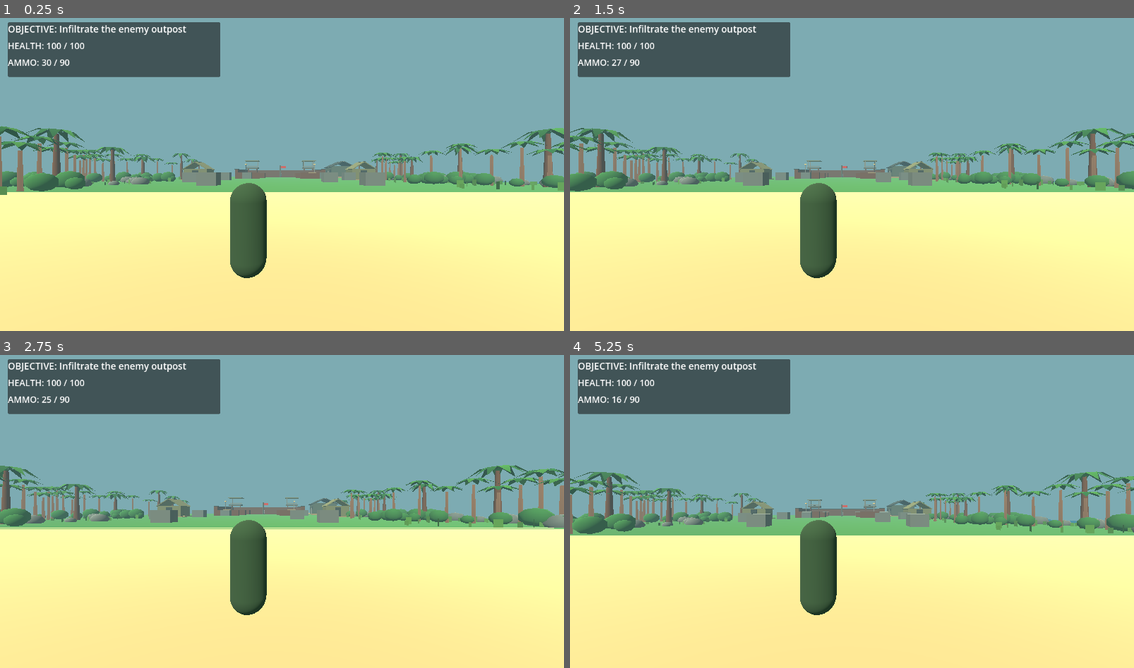
Above: before the commit, frames 1-4 (two rows, left to right).
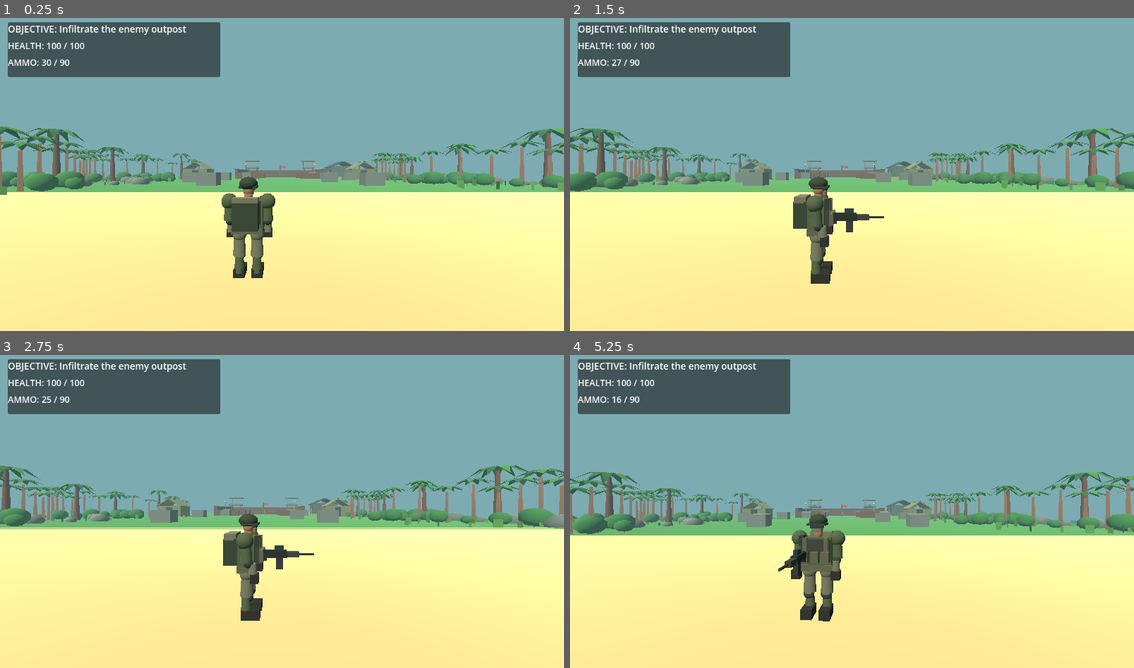
Above: after the commit, the same moments.

Repository: gauravprajapat-23/commando-assesian
Game: Godot game, scene res://scenes/main.tscn
Same seed, same stepped clock (60 frames per second), same inputs: the game is played once before the commit and once after it.
Inputs (mouse positions are in pixels of both pictures, inside the frame that each line leads up to):
- Up to frame 1 (0.25 s): no input
- Up to frame 2 (1.5 s): tap Enter at 0.5 s; move the mouse to (976, 155) at 0.52 s; hold D 0.53-1.25 s; tap 1 at 0.6 s; click (976, 155) at 0.67 s; tap Space at 0.77 s; drag from (739, 187) to (823, 237) at 1.27 s
- Up to frame 3 (2.75 s): tap Space at 2 s; move the mouse to (338, 439) at 2.02 s; hold D from 2.03 s (still down); tap 3 at 2.1 s
- Up to frame 4 (5.25 s): release D at 2.75 s; drag from (823, 574) to (682, 461) at 2.77 s; tap Enter at 3.5 s; move the mouse to (1021, 558) at 3.52 s; hold A 3.53-4.25 s; tap C at 3.6 s; tap Space at 3.77, 5 s; drag from (682, 461) to (767, 430) at 4.27 s; move the mouse to (880, 508) at 5.02 s; hold S from 5.03 s (still down); hold Q from 5.03 s (still down); click (880, 508) at 5.17 s

The runs differ from the first frame. In frame 1, 1.8% of the frame differs, in the area x 39-49%, y 50-84%; in frame 2, 1.8%; in frame 3, 1.8%; in frame 4, 2.1%, in the area x 36-49%, y 50-86%.

Commit message:
Replace placeholder player capsule rendering with tactical character visual script

Diff:
--- a/scenes/player/commando.tscn
+++ b/scenes/player/commando.tscn
@@ -1,17 +1,11 @@
-[gd_scene load_steps=5 format=3]
+[gd_scene load_steps=3 format=3]
 
 [ext_resource type="Script" path="res://scripts/player/commando_controller.gd" id="1_controller"]
+[ext_resource type="Script" path="res://scripts/player/commando_visual.gd" id="2_visual"]
 
 [sub_resource type="CapsuleShape3D" id="CapsuleShape3D_body"]
 radius = 0.35
 height = 1.8
-
-[sub_resource type="CapsuleMesh" id="CapsuleMesh_body"]
-radius = 0.35
-height = 1.8
-
-[sub_resource type="StandardMaterial3D" id="StandardMaterial3D_body"]
-albedo_color = Color(0.18, 0.29, 0.18, 1)
 
 [node name="Commando" type="CharacterBody3D"]
 collision_layer = 2
@@ -23,11 +17,7 @@
 shape = SubResource("CapsuleShape3D_body")
 
 [node name="BodyVisual" type="Node3D" parent="."]
-
-[node name="MeshInstance3D" type="MeshInstance3D" parent="BodyVisual"]
-position = Vector3(0, 0.9, 0)
-mesh = SubResource("CapsuleMesh_body")
-surface_material_override/0 = SubResource("StandardMaterial3D_body")
+script = ExtResource("2_visual")
 
 [node name="CameraYaw" type="Node3D" parent="."]
 position = Vector3(0, 1.5, 0)
